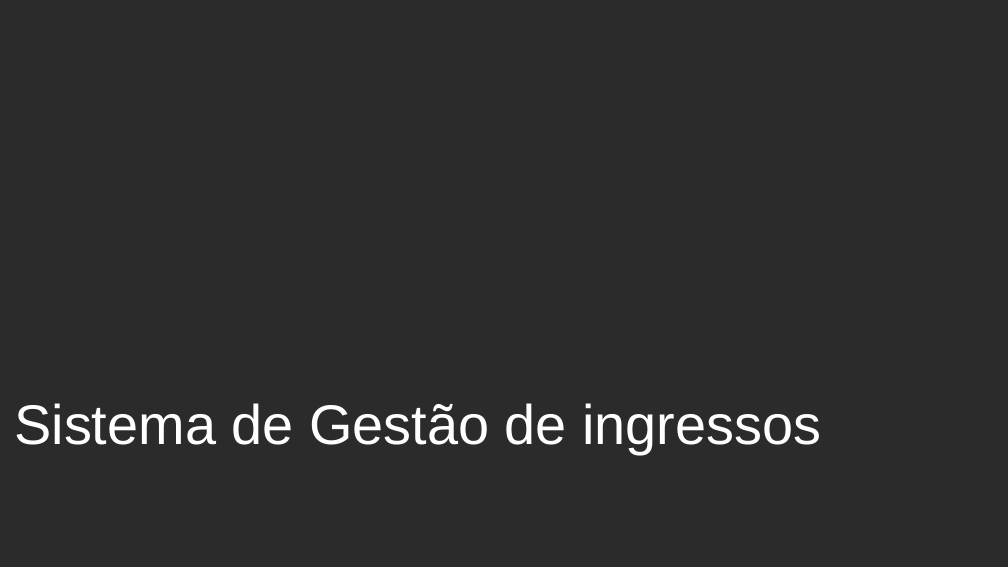
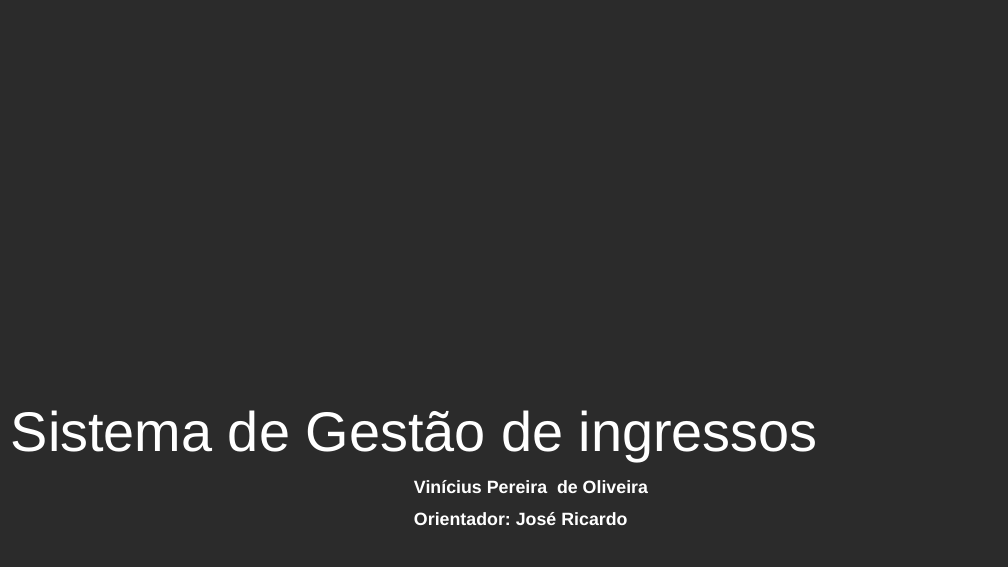
Before and after one commit to viniciusoliverrs/ingresso-online, a slide deck: slide 1 of TCC_slide.odp. Drawn at 1008x567 pixels with LibreOffice and Linux fonts; fonts in the diff are those of the drawing; background and template pictures are left out; a plain dark background stands for a picture behind light text. Boxes give left, top, right and bottom in pixels: in the first picture for what was removed or moved away, otherwise in the second. Text is boxed around its words. In the diff, an @@ line names an element or a change of style, - is before the commit and + after.

```diff
--- a/TCC_slide.odp
+++ b/TCC_slide.odp
@@ title "Sistema de Gestão de ingressos": place and size @@
-title "Sistema de Gestão de ingressos" at <box>14,403,821,453</box>
+title "Sistema de Gestão de ingressos" at <box>11,410,818,461</box>
@@ title added at <box>414,480,648,493</box>, 14 pt, text #FFFFFF, bold @@
+Vinícius Pereira de Oliveira
@@ title added at <box>414,512,627,525</box>, 14 pt, text #FFFFFF, bold @@
+Orientador: José Ricardo
```
Also in this commit, not shown: 5 slides added, 2 slides removed, 10 other files.
